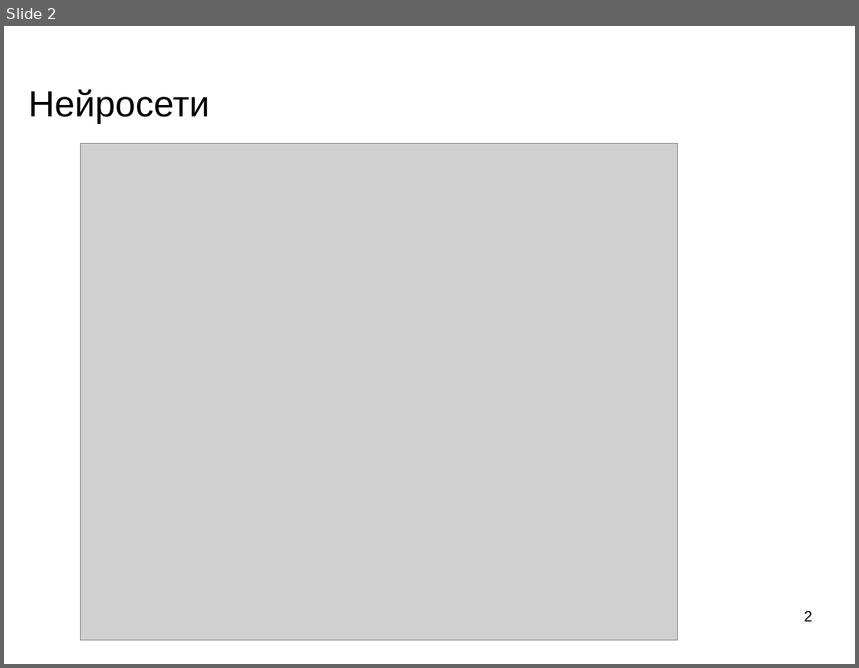
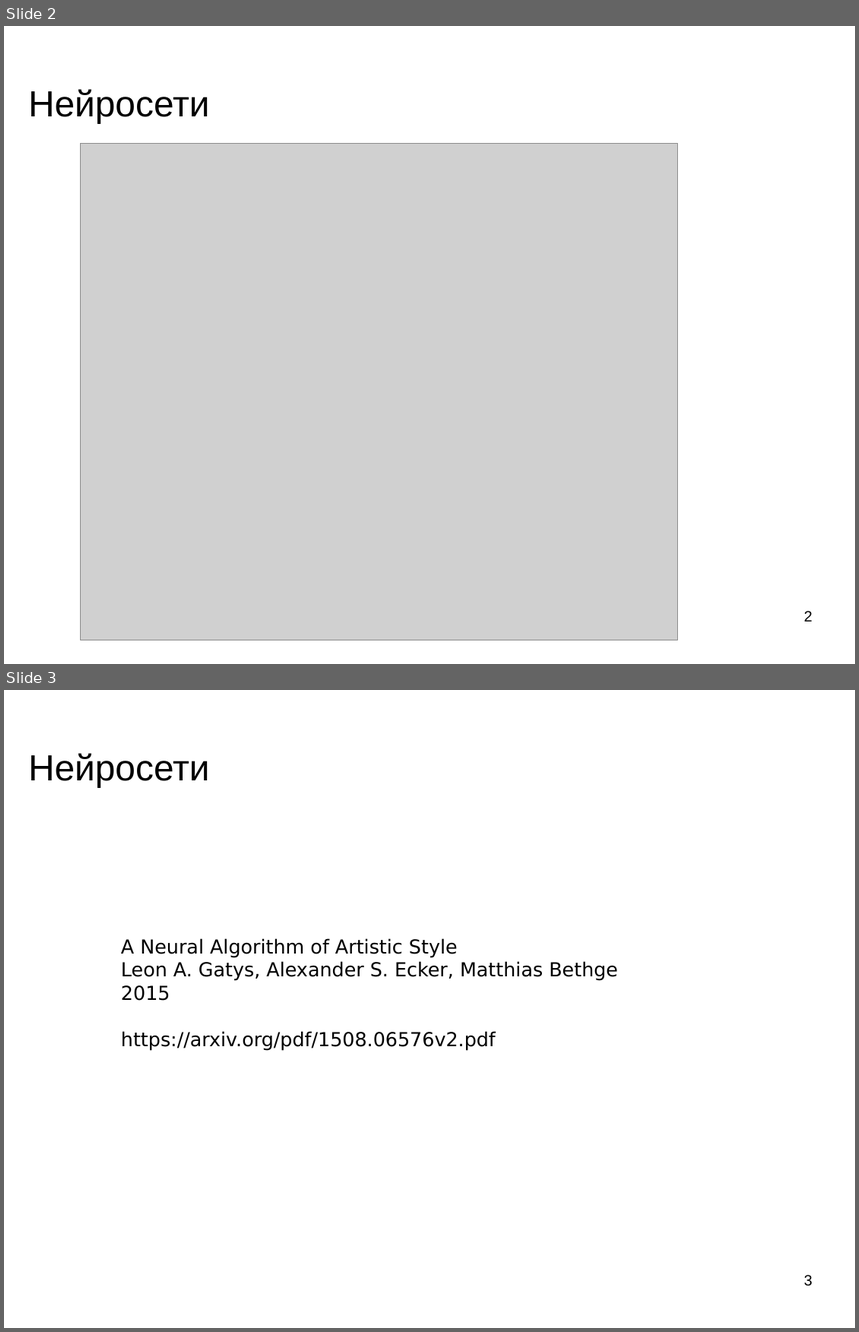
Before and after one commit to mechanoid5/ml_lectorium_legacy, a slide deck: 32-img-styling.odp. Shown one above the other, each under a label of ours: slide 2 before the commit, slides 2 and 3 after it. The pictures are 859x668 and 859x1332 pixels, drawn with LibreOffice and Linux fonts; fonts in the diff are those of the drawing; grey boxes stand for pictures; background and template pictures are left out. Boxes give left, top, right and bottom in pixels: in the first picture for what was removed or moved away, otherwise in the second. Text is boxed around its words. In the diff, an @@ line names an element or a change of style, - is before the commit and + after.

```diff
--- a/32-img-styling.odp
+++ b/32-img-styling.odp
@@ slide 3 added at box(4, 690, 855, 1328), background picture (left out) @@
@@ title added at box(28, 753, 210, 788), 33.9 pt, text #000000 @@
+Нейросети
@@ text added at box(121, 939, 618, 1051), 18 pt, text #000000 @@
+A Neural Algorithm of Artistic Style
+Leon A. Gatys, Alexander S. Ecker, Matthias Bethge
+2015
+https://arxiv.org/pdf/1508.06576v2.pdf
@@ page number added at box(804, 1275, 813, 1287), 14 pt, text #000000 @@
+3
```
Also in this commit, not shown: 1 slide changed, 5 other slides added, 20 other files.
